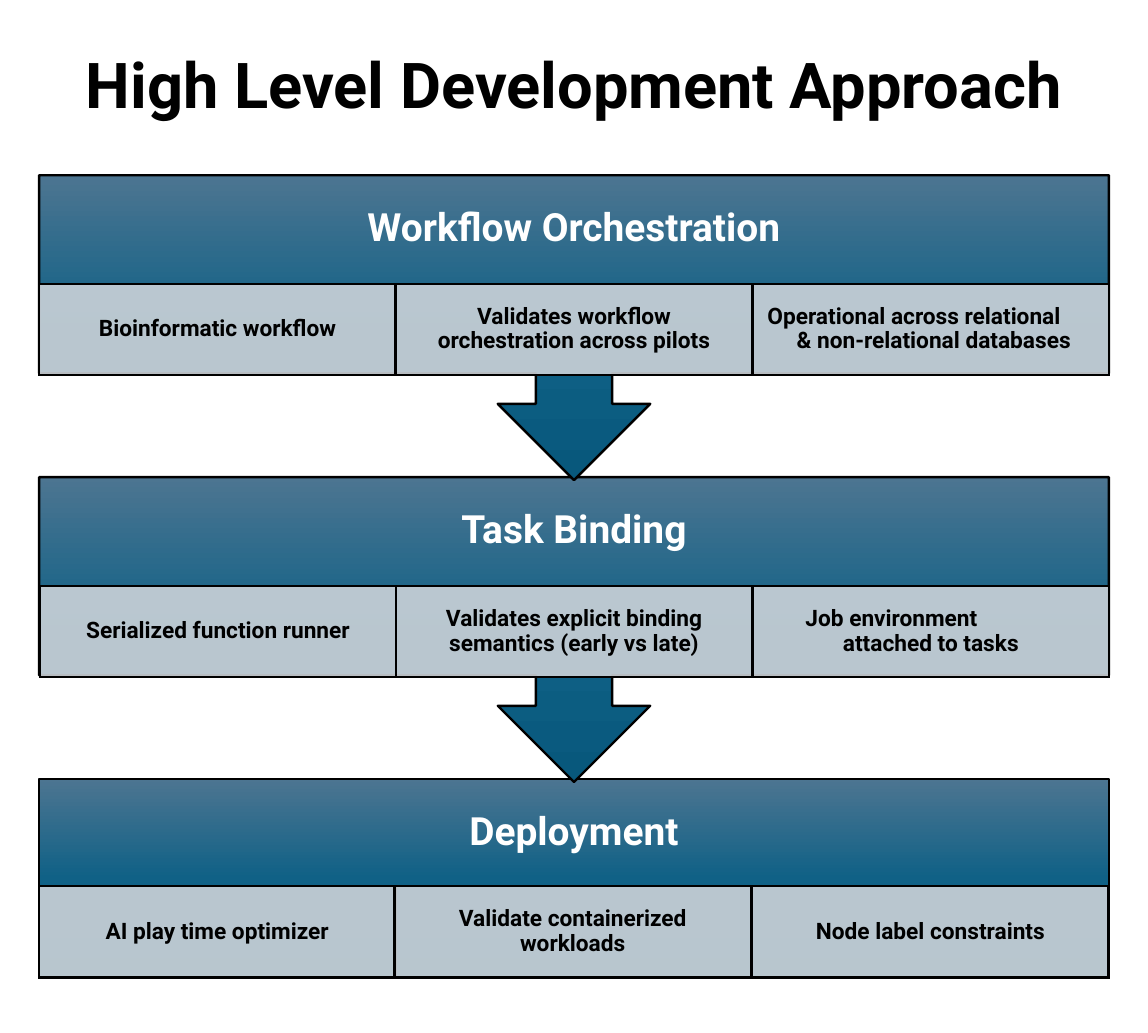
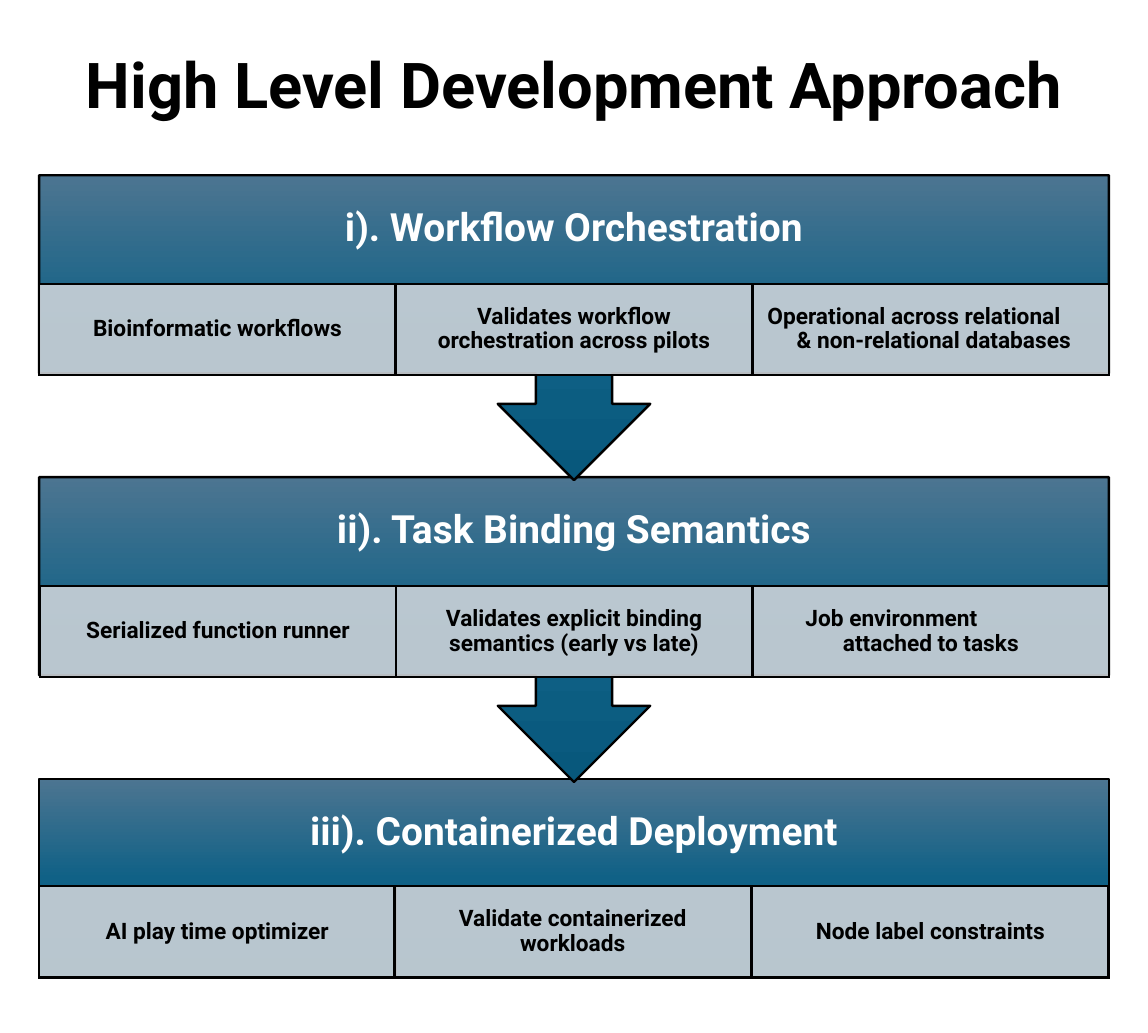
Before and after one commit to BrenKenna/TaskTide, a slide deck: slide 4 of tasktide/docs/Diagrams/Diagrams.pptx (slide 6 before the commit). Drawn at 1148x1033 pixels with LibreOffice and Linux fonts; fonts in the diff are those of the drawing. Boxes give left, top, right and bottom in pixels: in the first picture for what was removed or moved away, otherwise in the second. Text is boxed around its words. In the diff, an @@ line names an element or a change of style, - is before the commit and + after.

```diff
--- a/tasktide/docs/Diagrams/Diagrams.pptx
+++ b/tasktide/docs/Diagrams/Diagrams.pptx
@@ text at (345,210,802,250): text changed @@
-Workflow Orchestration
+i). Workflow Orchestration
@@ text at (93,318,342,337): text changed @@
-Bioinformatic workflow
+Bioinformatic workflows
@@ text at (337,512,811,552): text changed @@
-Task Binding
+ii). Task Binding Semantics
@@ text at (310,814,837,854): text changed @@
-Deployment
+iii). Containerized Deployment
```
Also in this commit, not shown: 3 other slides changed, 1 other file.
